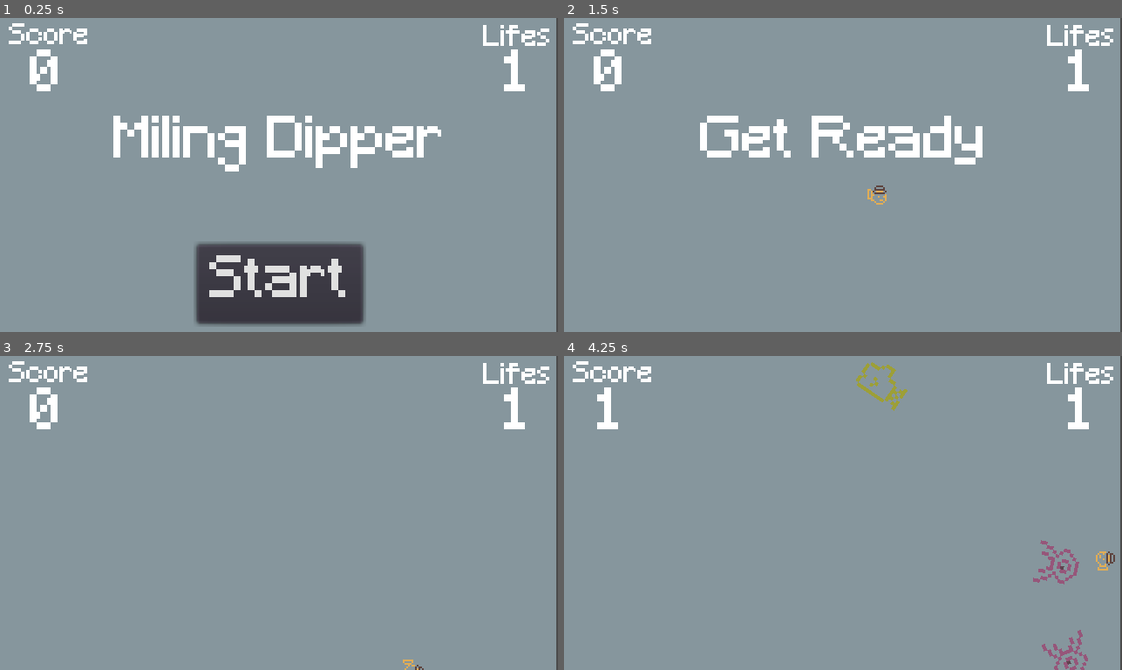
Above: before the commit, frames 1-4 (two rows, left to right).
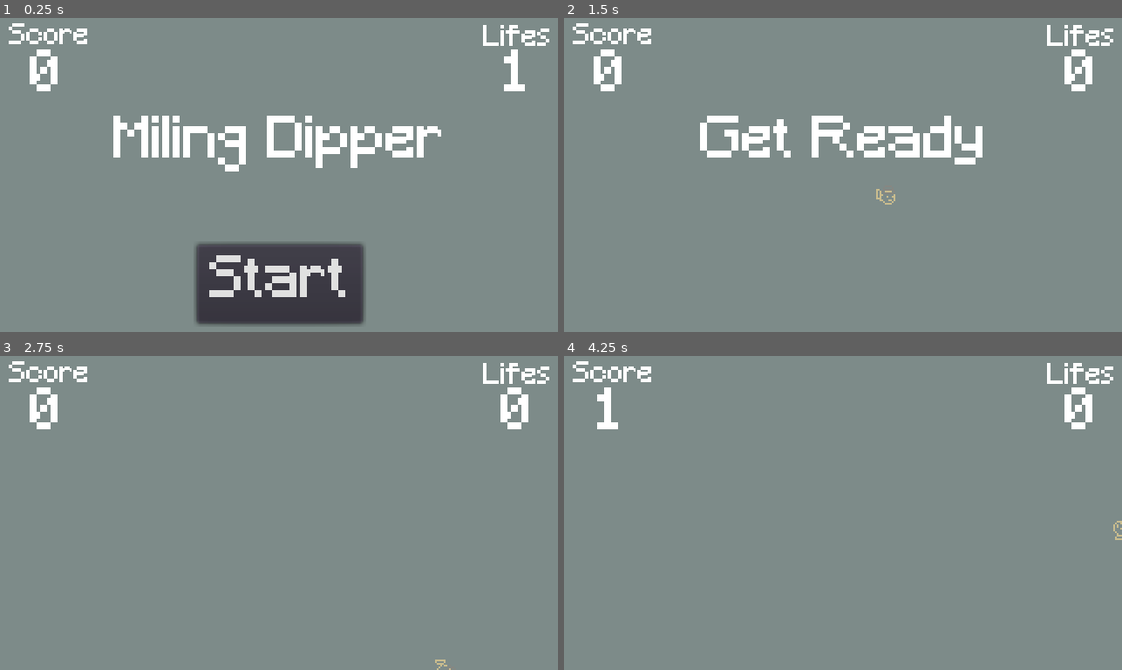
Above: after the commit, the same moments.

Repository: gabrielmadeiracamargo/Miling-Dipper
Game: Godot game, scene res://Main.tscn
Same seed, same stepped clock (60 frames per second), same inputs: the game is played once before the commit and once after it.
Inputs:
- Up to frame 1 (0.25 s): no input
- Up to frame 2 (1.5 s): click "Start" at 0.5 s; hold Right (ui_right) from 1.28 s (still down)
- Up to frame 3 (2.75 s): release Right (ui_right) at 2.03 s; hold Down (ui_down) from 2.03 s (still down)
- Up to frame 4 (4.25 s): release Down (ui_down) at 2.78 s; hold Right (ui_right) 2.78-3.53 s; hold Up (ui_up) from 3.53 s (still down)

The runs differ from the first frame. In frame 1, 0.3% of the frame differs, in the area x 99-100%, y 0-100%; in frame 2, 0.9%; in frame 3, 0.8%; in frame 4, 1.7%, in the area x 52-100%, y 0-100%.

Commit message:
Sistema de save com criptografia

Diff:
--- a/Main.gd
+++ b/Main.gd
@@ -1,22 +1,27 @@
 extends Node
 
 export (PackedScene) var Mob
-var score
+var score : int = 0
 var life = 1
+
+const SAVE_DIR = "user://saves/"
+var save_path = SAVE_DIR + "save.dat"
 
 func _ready():
 	randomize()
-	#new_game()
+	load_highscore()
 
-func _process(delta):
+func _process(_delta):
+	save_highscore()
 	$Vidas.text = str(life)
 
 func game_over():
 	life -= 1
-	$Player/AnimatedSprite.scale.x = 1
-	$Player/CollisionShape2D.scale.x = 1
-	$Player/AnimatedSprite.scale.y = 1
-	$Player/CollisionShape2D.scale.y = 1
+	if life == 1:
+		$Player/AnimatedSprite.scale.x = 1
+		$Player/CollisionShape2D.scale.x = 1
+		$Player/AnimatedSprite.scale.y = 1
+		$Player/CollisionShape2D.scale.y = 1
 
 	if life <= 0:
 		$ScoreTimer.stop()
@@ -26,6 +31,7 @@
 
 func new_game():
 	score = 0
+	life = 0
 	$Player.start($StartPosition.position)
 	$StartTimer.start()
 	$HUD.update_score(score)
@@ -38,17 +44,19 @@
 
 func _on_ScoreTimer_timeout():
 	score += 1
+	$MobTimer.wait_time -= 1
 	$HUD.update_score(score)
 	if score % 10 == 0:
 		life +=1
-		$Player/AnimatedSprite.scale.x += 1
-		$Player/CollisionShape2D.scale.x += 1
-		$Player/AnimatedSprite.scale.y += 1
-		$Player/CollisionShape2D.scale.y +=1
+		if ($Player/AnimatedSprite.scale.x <= 2 && $Player/AnimatedSprite.scale.y <= 2):
+			$Player/AnimatedSprite.scale.x += 0.1
+			$Player/CollisionShape2D.scale.x += 0.1
+			$Player/AnimatedSprite.scale.y += 0.1
+			$Player/CollisionShape2D.scale.y += 0.1
 
 
 func _on_MobTimer_timeout():
-	$MobPath/MobSpawnLocation.offset = randi() * 2
+	$MobPath/MobSpawnLocation.offset = randi()
 	var mob = Mob.instance()
 	add_child(mob)
 	var direction = $MobPath/MobSpawnLocation.rotation + PI / 2
@@ -57,3 +65,31 @@
 	mob.rotation = direction
 	mob.linear_velocity = Vector2(rand_range(mob.min_speed, mob.max_speed), 0)
 	mob.linear_velocity = mob.linear_velocity.rotated(direction)
+
+var highscore : int = 0
+
+func save_highscore() -> void:
+	if score <= highscore:
+		return
+	else: highscore = score
+	print(highscore)
+
+	var file = File.new();
+
+	var dir = Directory.new()
+	if !dir.dir_exists(SAVE_DIR):
+		dir.make_dir_recursive(SAVE_DIR)
+
+	var error = file.open_encrypted_with_pass(save_path, File.WRITE, "gnevesdev")
+	if error == OK:
+		file.store_32(score)
+		file.close()
+
+
+func load_highscore():
+	var file = File.new()
+	if file.file_exists(save_path):
+		var error = file.open_encrypted_with_pass(save_path, File.READ, "gnevesdev")
+		if error == OK:
+			highscore = file.get_32()
+			file.close()
--- a/Main.tscn
+++ b/Main.tscn
@@ -22,22 +22,11 @@
 script = ExtResource( 3 )
 Mob = ExtResource( 1 )
 
-[node name="ColorRect" type="ColorRect" parent="."]
-anchor_right = 1.0
-anchor_bottom = 1.0
-margin_left = -0.896851
-margin_right = -0.896851
-color = Color( 0.686275, 0.796078, 0.843137, 0.588235 )
-__meta__ = {
-"_edit_use_anchors_": false
-}
-
 [node name="Player" parent="." instance=ExtResource( 2 )]
 position = Vector2( -39.0398, -39.7889 )
-Main = null
 
 [node name="MobTimer" type="Timer" parent="."]
-wait_time = 0.5
+wait_time = 3.0
 
 [node name="ScoreTimer" type="Timer" parent="."]
 
@@ -52,6 +41,15 @@
 curve = SubResource( 1 )
 
 [node name="MobSpawnLocation" type="PathFollow2D" parent="MobPath"]
+
+[node name="ColorRect" type="ColorRect" parent="."]
+show_behind_parent = true
+anchor_right = 1.0
+anchor_bottom = 1.0
+color = Color( 0.686275, 0.796078, 0.784314, 0.490196 )
+__meta__ = {
+"_edit_use_anchors_": false
+}
 
 [node name="HUD" parent="." instance=ExtResource( 4 )]
 
--- a/Mob.gd
+++ b/Mob.gd
@@ -1,7 +1,7 @@
 extends RigidBody2D
 
-export var min_speed = 150
-export var max_speed = 200
+var min_speed = 150
+var max_speed = 200
 
 func _ready():
 	var mob_types = $AnimatedSprite.frames.get_animation_names()
--- a/Player.gd
+++ b/Player.gd
@@ -2,9 +2,9 @@
 
 signal hit
 
-export (PackedScene) var Main
+#export (PackedScene) var Main
 
-export var speed = 100
+export var speed = 125
 var velocity2 = Vector2.ZERO
 var screen_size
 
@@ -39,7 +39,7 @@
 		$AnimatedSprite.flip_h = velocity.y < 0
 
 
-func _on_Player_body_entered(body):
+func _on_Player_body_entered(_body):
 	emit_signal("hit")
 	$CollisionShape2D.set_deferred("disabled", true)
 	yield(get_tree().create_timer(0.2), "timeout")
--- a/Player.tscn
+++ b/Player.tscn
@@ -30,4 +30,6 @@
 [node name="CollisionShape2D" type="CollisionShape2D" parent="."]
 shape = SubResource( 2 )
 
+[node name="VisibilityNotifier2D" type="VisibilityNotifier2D" parent="."]
+
 [connection signal="body_entered" from="." to="." method="_on_Player_body_entered"]
--- a/project.godot
+++ b/project.godot
@@ -12,14 +12,15 @@
 
 config/name="Miling Dipper"
 run/main_scene="res://Main.tscn"
+config/use_custom_user_dir=true
 config/icon="res://icon.png"
 
 [display]
 
 window/size/width=320
 window/size/height=180
-window/size/test_width=1280
-window/size/test_height=720
+window/size/test_width=960
+window/size/test_height=540
 window/handheld/orientation="portrait"
 window/stretch/mode="2d"
 window/stretch/aspect="keep"
Not shown: 3 places in HUD.tscn that only renumber resources
